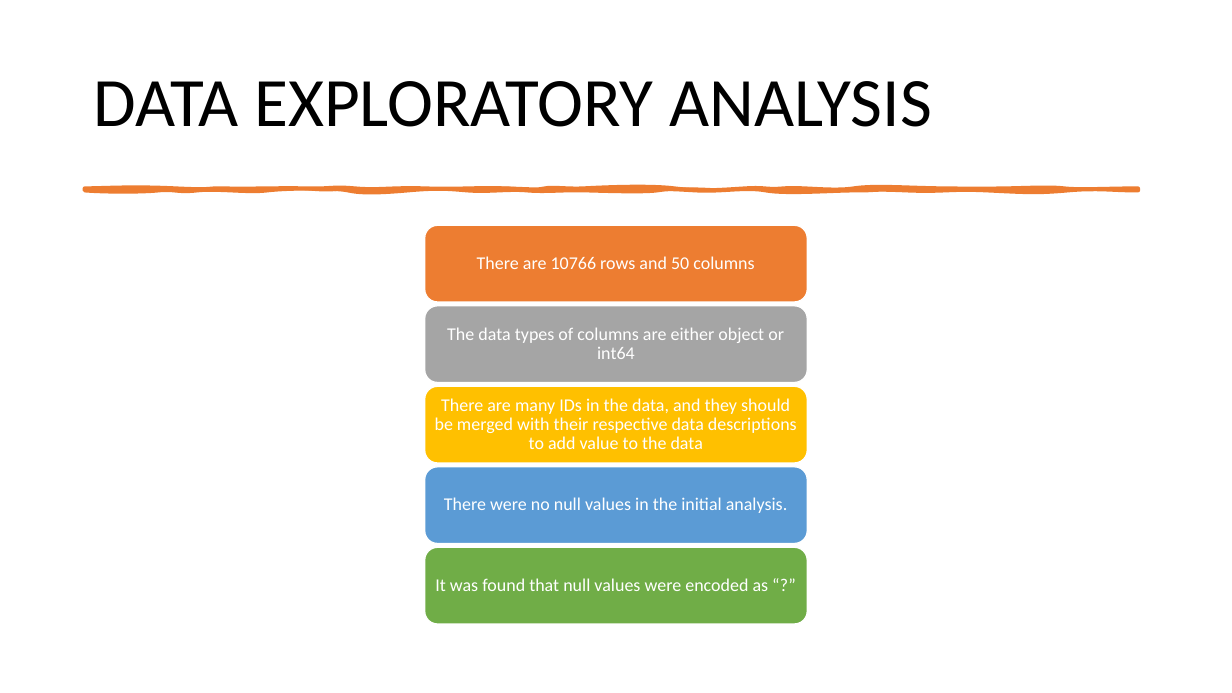
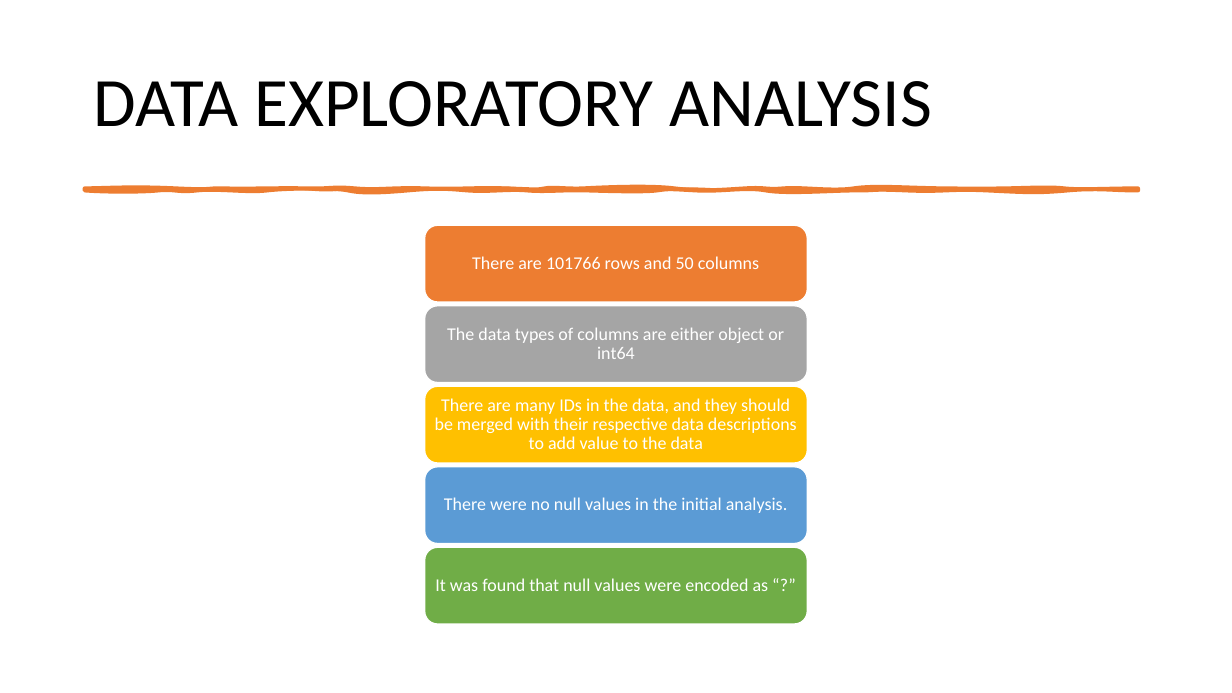
Before and after one commit to Thomas-George-T/Diabetic-Readmission-Exploration, a slide deck: slide 14 of Diabetic Readmission Exploration.pptx (slide 12 before the commit). Drawn at 1232x693 pixels with LibreOffice and Linux fonts; fonts in the diff are those of the drawing. Boxes give left, top, right and bottom in pixels: in the first picture for what was removed or moved away, otherwise in the second. Text is boxed around its words. In the diff, an @@ line names an element or a change of style, - is before the commit and + after.

```diff
--- a/Diabetic Readmission Exploration.pptx
+++ b/Diabetic Readmission Exploration.pptx
@@ text at [472,256,759,269]: text changed @@
-There are 10766 rows and 50 columns
+There are 101766 rows and 50 columns
```
Also in this commit, not shown: 1 other slide changed, 1 slide added.
